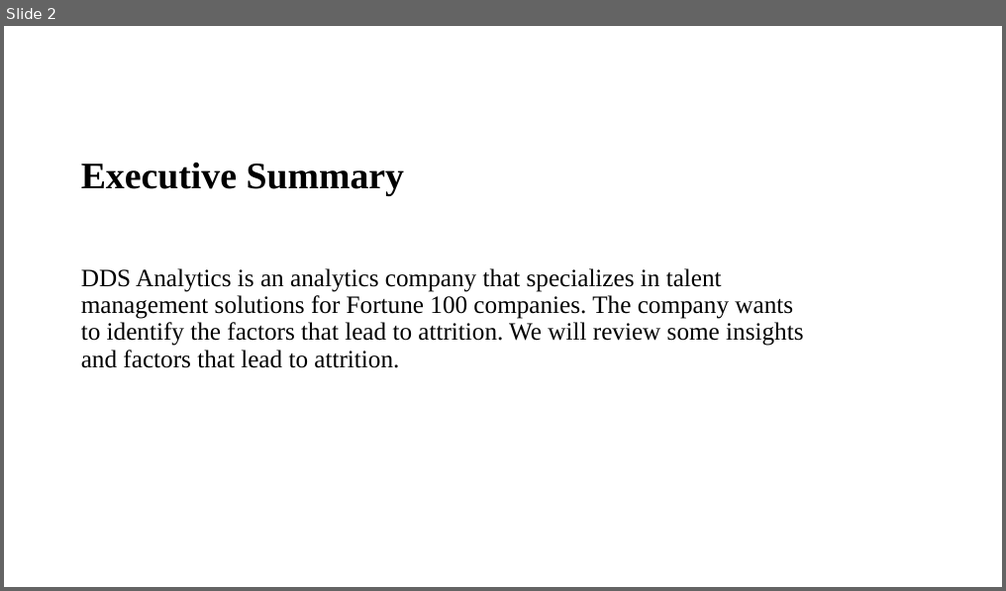
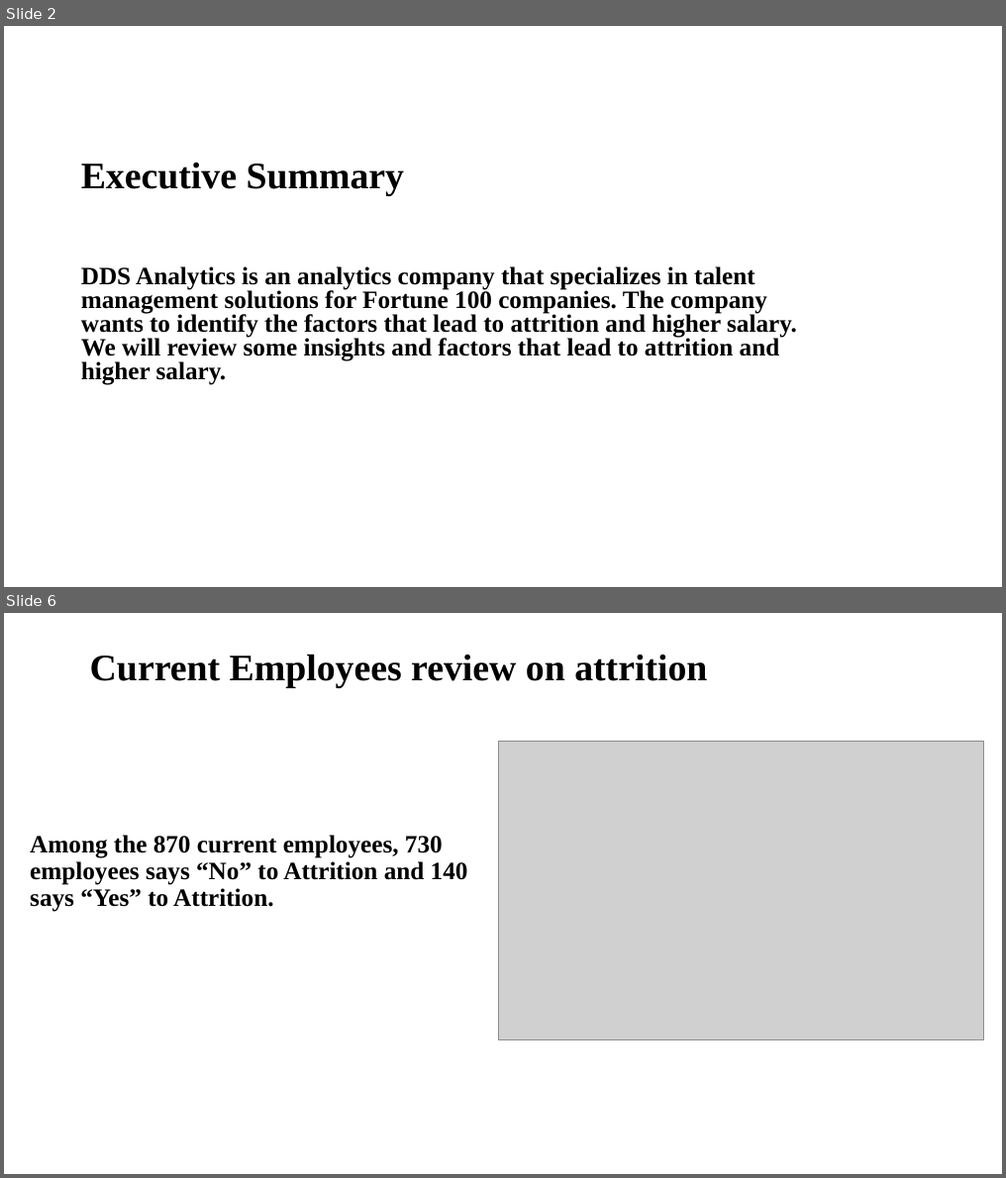
Before and after one commit to RashmiAPatel19/SMU_MSDS_6306_CaseStudy2_Spring2021, a slide deck: RashmiPatelCaseStudy2.pptx. Shown one above the other, each under a label of ours: slide 2 before the commit, slides 2 and 6 after it; the slides between them are not shown. The pictures are 1006x591 and 1006x1178 pixels, drawn with LibreOffice and Linux fonts; fonts in the diff are those of the drawing; grey boxes stand for pictures; background and template pictures are left out. Boxes give left, top, right and bottom in pixels: in the first picture for what was removed or moved away, otherwise in the second. Text is boxed around its words. In the diff, an @@ line names an element or a change of style, - is before the commit and + after.

```diff
--- a/RashmiPatelCaseStudy2.pptx
+++ b/RashmiPatelCaseStudy2.pptx
@@ slide 6 added at [4,613,1002,1174], background picture (left out) @@
@@ title added at [90,654,707,687], 36 pt, text #000000, bold @@
+Current Employees review on attrition
@@ picture added at [499,741,984,1041] @@
@@ subtitle added at [30,835,468,912], 24 pt, text #000000, bold @@
+Among the 870 current employees, 730 employees says “No” to Attrition and 140 says “Yes” to Attrition.
@@ slide 2 changed as well @@
@@ subtitle at [81,267,797,385]: text changed; bold on @@
-DDS Analytics is an analytics company that specializes in talent management solutions for Fortune 100 companies. The company wants to identify the factors that lead to attrition. We will review some insights and factors that lead to attrition.
+DDS Analytics is an analytics company that specializes in talent management solutions for Fortune 100 companies. The company wants to identify the factors that lead to attrition and higher salary. We will review some insights and factors that lead to attrition and higher salary.
```
Also in this commit, not shown: 2 other slides changed, 21 other slides added.
